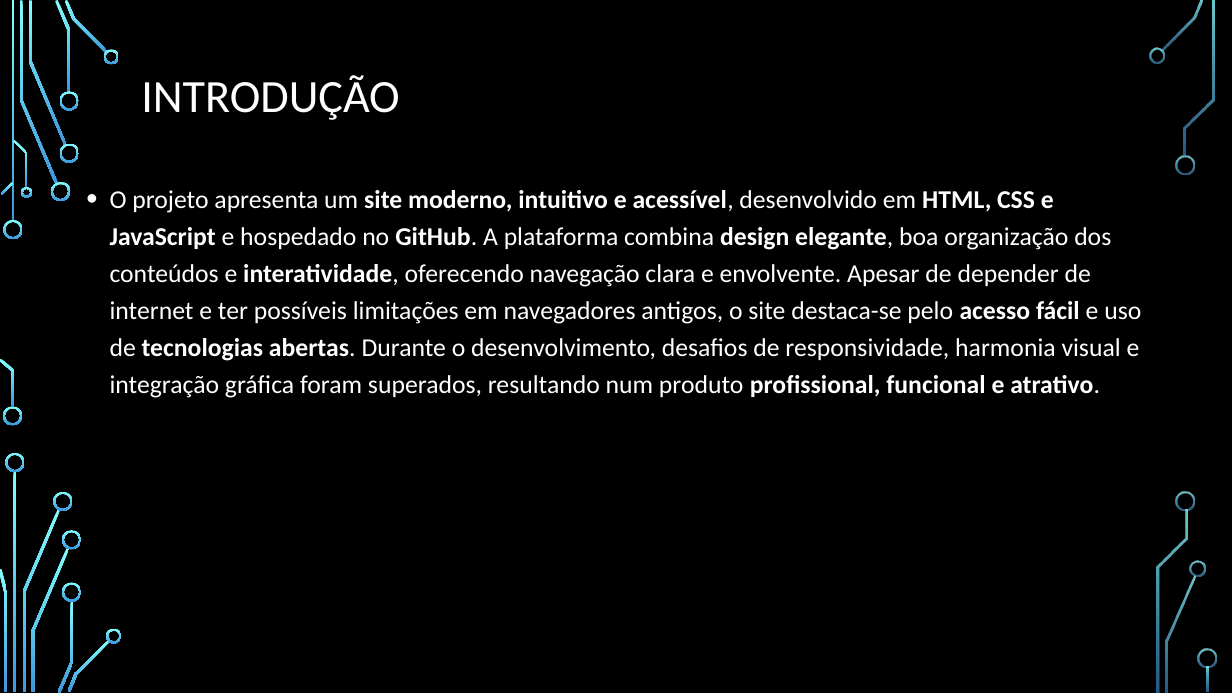
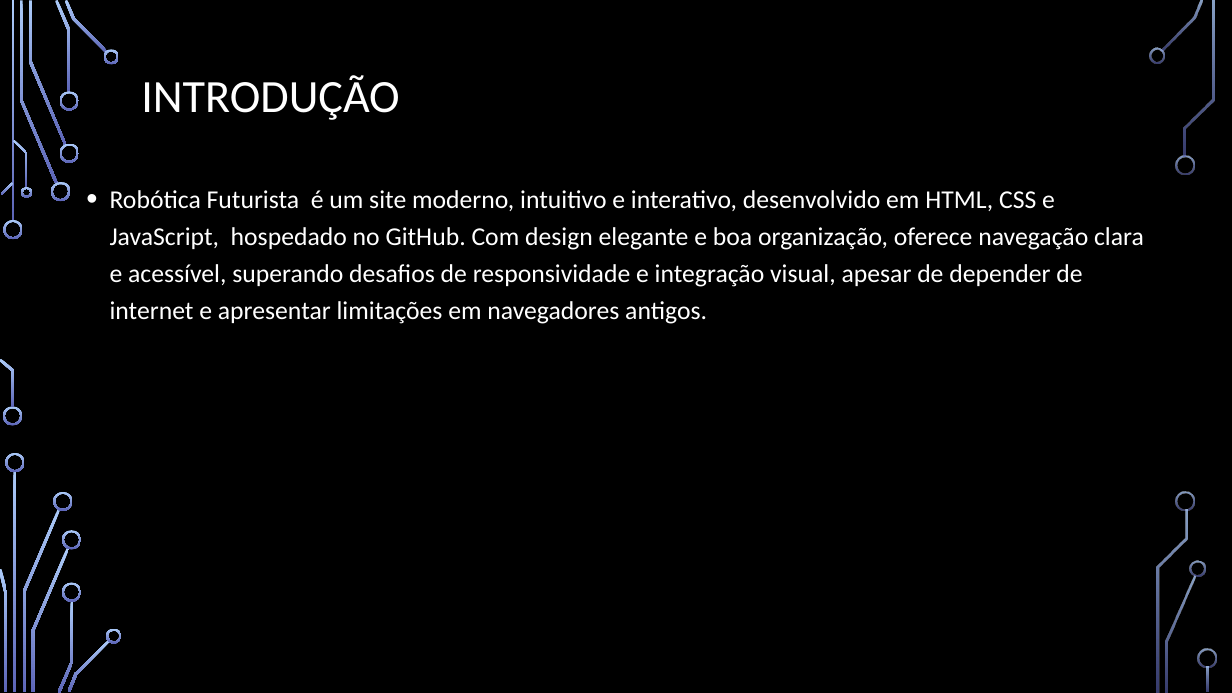
Before and after one commit to arseniosplaneinstein-code/Html-css-java-script, a slide deck: slide 3 of Material/Projecto de TLP/Apresentação/Robotica futurista.pptx. Drawn at 1232x693 pixels with LibreOffice and Linux fonts; fonts in the diff are those of the drawing; background and template pictures are left out. Boxes give left, top, right and bottom in pixels: in the first picture for what was removed or moved away, otherwise in the second. Text is boxed around its words. In the diff, an @@ line names an element or a change of style, - is before the commit and + after.

Commit message:
actualizei o meu site

```diff
--- a/Material/Projecto de TLP/Apresentação/Robotica futurista.pptx
+++ b/Material/Projecto de TLP/Apresentação/Robotica futurista.pptx
@@ fill gradient #82FFFF to #3D97DE to gradient #ACCBF9 to #5C64B7 in 36 elements at (4,220,23,239), (3,407,22,426), (20,1,57,184), (51,182,70,201), (29,1,66,145), (55,0,71,92), (59,143,79,163), (59,91,79,111), (65,0,107,54), (104,49,120,64), (1,182,14,195), (0,359,14,408), (13,140,28,188), (20,187,31,198), (14,471,17,692), (22,509,59,691), (6,453,25,472), (0,568,6,691), (54,492,73,511), (31,548,69,692), (57,601,73,693), (62,531,81,550), (62,582,81,602), (67,640,110,692), (106,628,122,643), (1161,0,1203,52), (1149,48,1165,64), (1176,155,1195,175), (1165,576,1196,692), (1190,561,1206,577), (1184,1,1214,157), (1177,492,1196,511), (1156,510,1188,692), (1198,649,1217,668), (1207,666,1210,692), (11,1,14,222) @@
@@ text at (110,190,1144,324): text changed @@
-• O projeto apresenta um site moderno, intuitivo e acessível, desenvolvido em HTML, CSS e JavaScript e hospedado no GitHub. A plataforma combina design elegante, boa organização dos conteúdos e interatividade, oferecendo navegação clara e envolvente. Apesar de depender de internet e ter possíveis limitações em navegadores antigos, o site destaca-se pelo acesso fácil e uso de tecnologias abertas. Durante o desenvolvimento, desafios de responsividade, harmonia visual e integração gráfica foram superados, resultando num produto profissional, funcional e atrativo.
+• Robótica Futurista é um site moderno, intuitivo e interativo, desenvolvido em HTML, CSS e JavaScript, hospedado no GitHub. Com design elegante e boa organização, oferece navegação clara e acessível, superando desafios de responsividade e integração visual, apesar de depender de internet e apresentar limitações em navegadores antigos.
```
Also in this commit, not shown: 13 other slides changed, 1 slide added, 3 other files.
